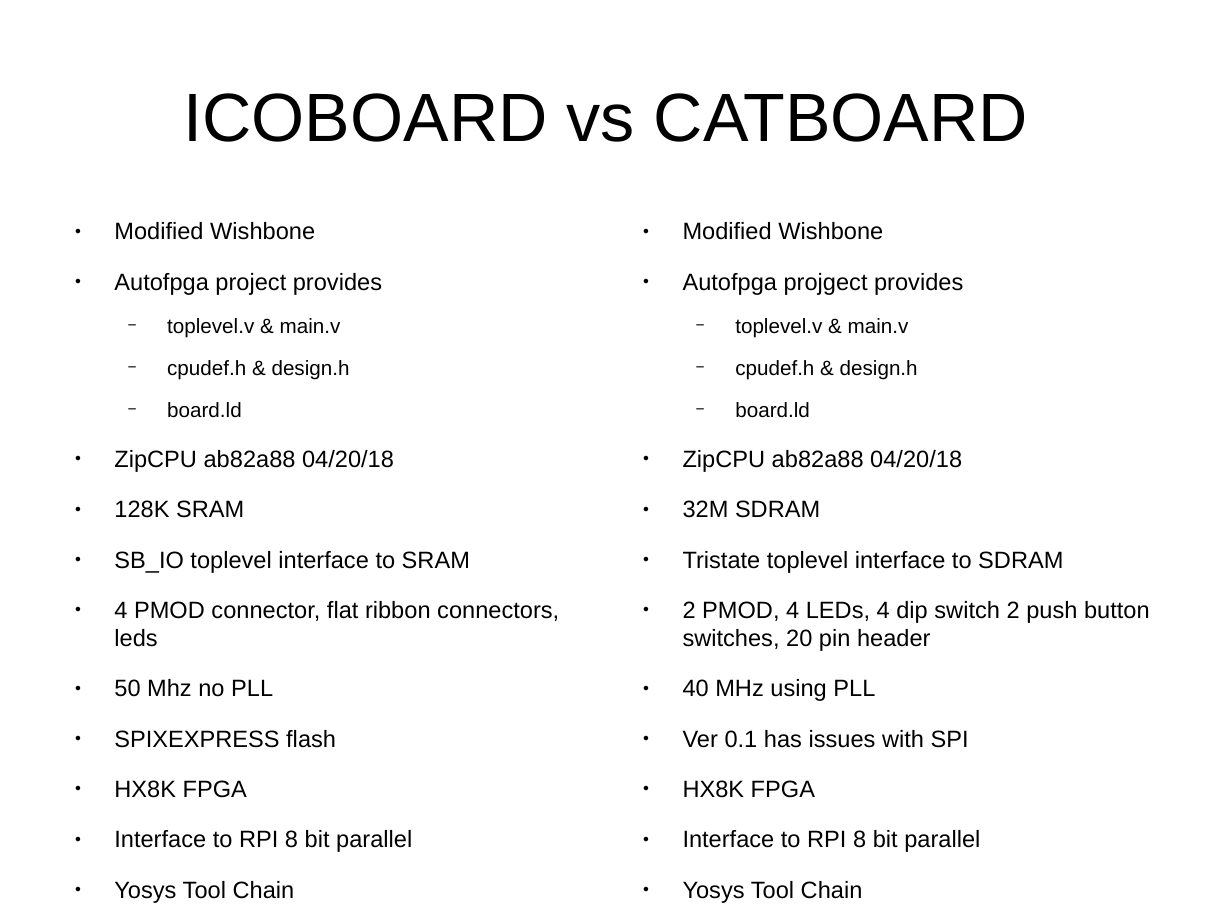
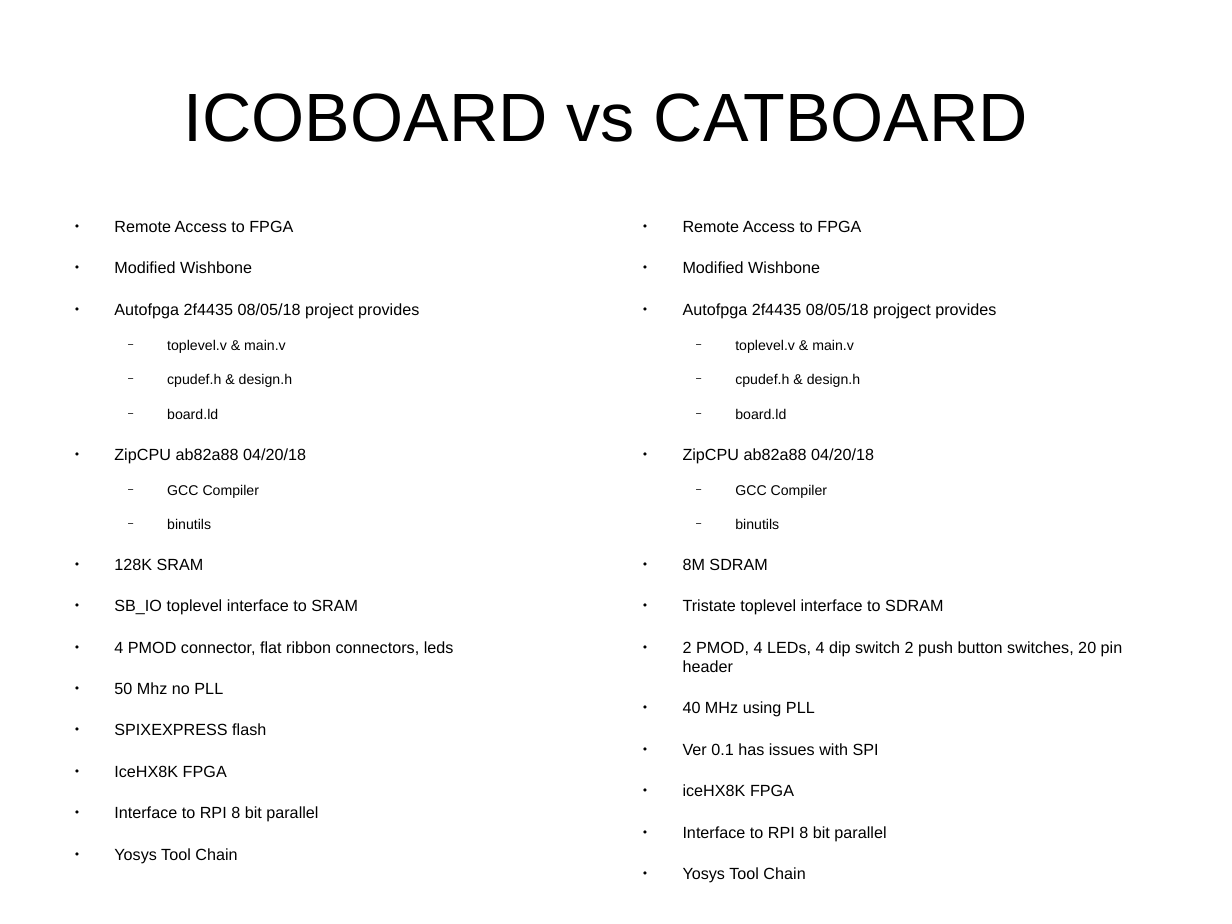
Before and after one commit to develone/catzip, a slide deck: slide 1 of doc/ico_cat.odp. Drawn at 1232x924 pixels with LibreOffice and Linux fonts; fonts in the diff are those of the drawing. Boxes give left, top, right and bottom in pixels: in the first picture for what was removed or moved away, otherwise in the second. Text is boxed around its words. In the diff, an @@ line names an element or a change of style, - is before the commit and + after.

```diff
--- a/doc/ico_cat.odp
+++ b/doc/ico_cat.odp
@@ text at (114, 220, 293, 232): paragraph added @@
+● Remote Access to FPGA
@@ text at (683, 220, 861, 232): paragraph added @@
+● Remote Access to FPGA
@@ text at (114, 261, 454, 863): size 15.2 to 10.4 pt in "Modified Wishbone", "ZipCPU ab82a88 04/20/18", "128K SRAM", "SB_IO toplevel interface to SRAM" and 5 more places; size 13.3 to 9.1 pt in "toplevel.v & main.v", "cpudef.h & design.h", "board.ld" @@
@@ text at (683, 261, 1123, 883): size 15.2 to 10.4 pt in "Modified Wishbone", "ZipCPU ab82a88 04/20/18", "Tristate toplevel interface to SDRAM", "2 PMOD, 4 LEDs, 4 dip switch ..." and 4 more places; size 13.3 to 9.1 pt in "toplevel.v & main.v", "cpudef.h & design.h", "board.ld" @@
@@ text at (114, 303, 419, 318): text changed; size 15.2 to 10.4 pt @@
-● Autofpga project provides
+● Autofpga 2f4435 08/05/18 project provides
@@ text at (683, 303, 996, 318): text changed; size 15.2 to 10.4 pt @@
-● Autofpga projgect provides
+● Autofpga 2f4435 08/05/18 projgect provides
@@ text at (167, 484, 260, 529): paragraphs added @@
+  − GCC Compiler
+  − binutils
@@ text at (683, 484, 828, 570): text changed; size 15.2 to 9.1 pt @@
-● 32M SDRAM
+  − GCC Compiler
+  − binutils
+● 8M SDRAM
@@ text at (114, 765, 227, 777): text changed; size 15.2 to 10.4 pt @@
-● HX8K FPGA
+● IceHX8K FPGA
@@ text at (683, 784, 794, 796): text changed; size 15.2 to 10.4 pt @@
-● HX8K FPGA
+● iceHX8K FPGA
```
Also in this commit, not shown: 3 other files.
